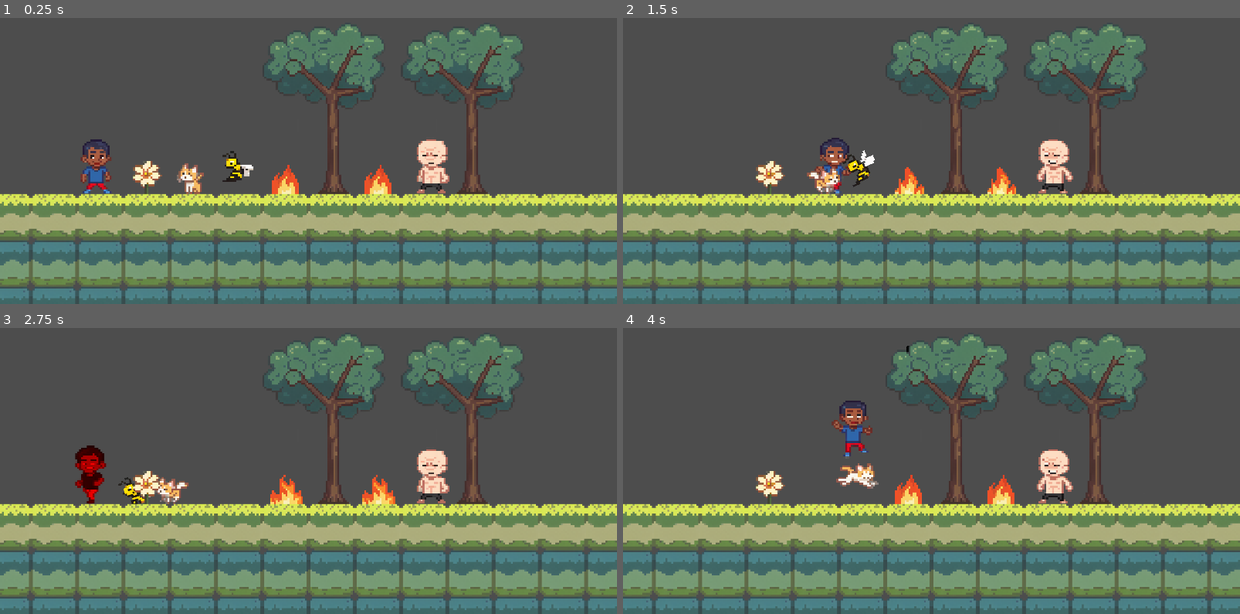
Above: before the commit, frames 1-4 (two rows, left to right).
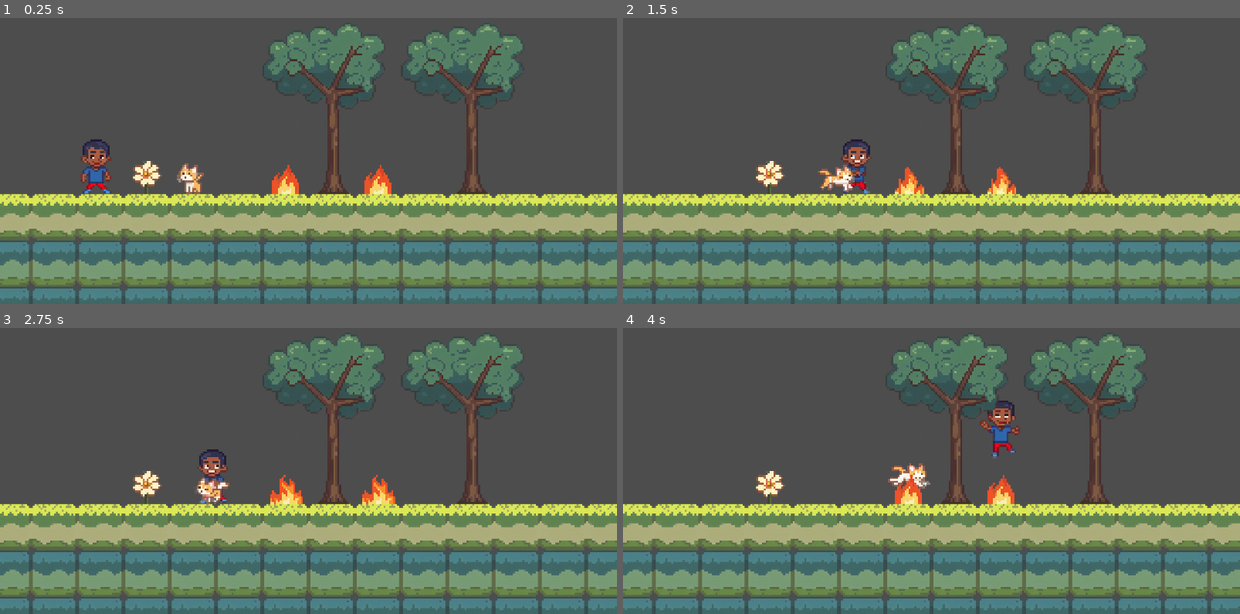
Above: after the commit, the same moments.

Repository: codenergy-dev/maricagamesjam2025_codenergy
Game: Godot game, scene res://scenes/game.tscn
Same seed, same stepped clock (60 frames per second), same inputs: the game is played once before the commit and once after it. The engine's default icon, where the game draws it, is replaced by a stand-in: a white triangle on a blue panel in a dark square.
Inputs:
- Up to frame 1 (0.25 s): no input
- Up to frame 2 (1.5 s): tap Enter (ui_accept) at 0.5, 0.77 s; hold Right (ui_right) from 0.53 s (still down)
- Up to frame 3 (2.75 s): tap Enter (ui_accept) at 1.52 s; release Right (ui_right) at 2.03 s; hold Left (ui_left) from 2.03 s (still down)
- Up to frame 4 (4 s): release Left (ui_left) at 2.78 s; hold Right (ui_right) from 2.78 s (still down); tap Enter (ui_accept) at 3.02, 3.77 s

The runs differ from the first frame. In frame 1, 1.0% of the frame differs, in the area x 36-73%, y 42-62%; in frame 2, 2.1%; in frame 3, 2.5%; in frame 4, 2.8%, in the area x 33-73%, y 6-62%.

Commit message:
Add game group

Diff:
--- a/godot/project.godot
+++ b/godot/project.godot
@@ -25,6 +25,7 @@
 player=""
 hitbox=""
 enemy=""
+game=""
 
 [layer_names]
 
--- a/godot/scenes/game.tscn
+++ b/godot/scenes/game.tscn
@@ -1,12 +1,10 @@
-[gd_scene load_steps=6 format=3 uid="uid://dit1a017pswy0"]
+[gd_scene load_steps=4 format=3 uid="uid://dit1a017pswy0"]
 
 [ext_resource type="PackedScene" uid="uid://ex2bnscbk8kg" path="res://scenes/player.tscn" id="1_yqjtg"]
-[ext_resource type="PackedScene" uid="uid://j1qhlx1eb1j2" path="res://scenes/bee.tscn" id="3_lnu2h"]
 [ext_resource type="PackedScene" uid="uid://hfdx2agbin6m" path="res://scenes/pet.tscn" id="4_lbhrr"]
-[ext_resource type="PackedScene" uid="uid://bkqqwut40t2b3" path="res://scenes/enemy.tscn" id="5_iywne"]
 [ext_resource type="PackedScene" uid="uid://bcqrpg6j4kk04" path="res://scenes/level_1_1.tscn" id="7_u5sy4"]
 
-[node name="Game" type="Node2D"]
+[node name="Game" type="Node2D" groups=["game"]]
 
 [node name="Camera2D" type="Camera2D" parent="."]
 offset = Vector2(0, -200)
@@ -18,12 +16,5 @@
 [node name="Pet" parent="." instance=ExtResource("4_lbhrr")]
 position = Vector2(-482, 0)
 
-[node name="Bee" parent="." instance=ExtResource("3_lnu2h")]
-position = Vector2(-292, -50)
-
-[node name="Enemy" parent="." node_paths=PackedStringArray("target_node") instance=ExtResource("5_iywne")]
-position = Vector2(511, 0)
-target_node = NodePath("../Player")
-
 [node name="Level 1 1" parent="." instance=ExtResource("7_u5sy4")]
 position = Vector2(0, 64)
